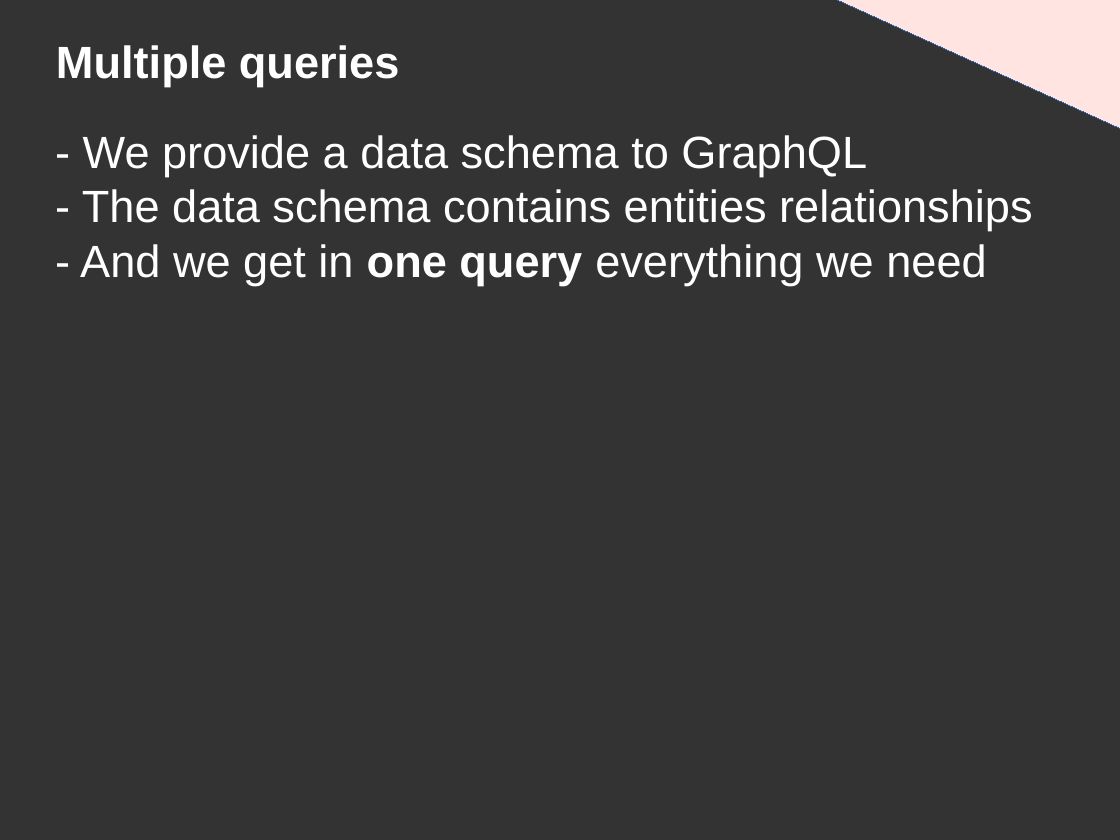
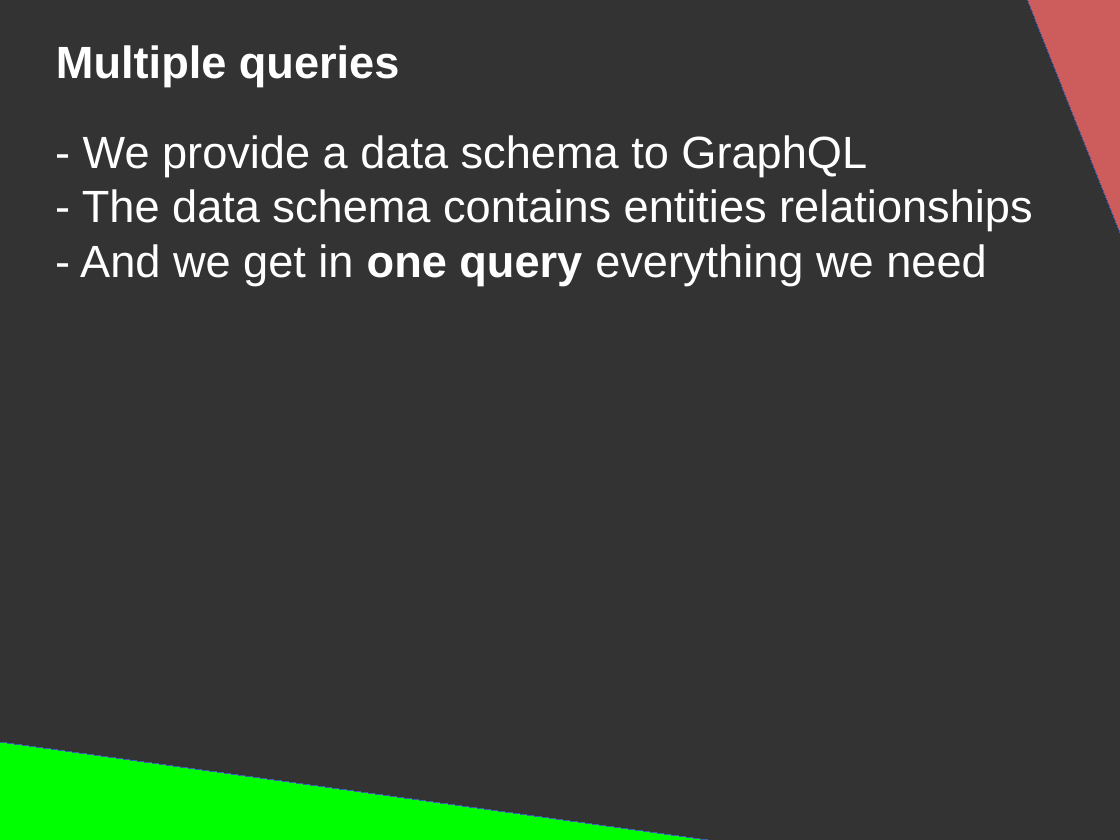
Before and after one commit to DanYellow/presentations, a slide deck: slide 53 of graphql/presentation.odp. Drawn at 1120x840 pixels with LibreOffice and Linux fonts; fonts in the diff are those of the drawing. Boxes give left, top, right and bottom in pixels: in the first picture for what was removed or moved away, otherwise in the second. Text is boxed around its words. In the diff, an @@ line names an element or a change of style, - is before the commit and + after.

```diff
--- a/graphql/presentation.odp
+++ b/graphql/presentation.odp
@@ right triangle removed at <box>833,0,1120,130</box> @@
@@ right triangle added at <box>1016,0,1120,406</box>, fill #CD5C5C, outline #3465A4 0 pt @@
@@ right triangle added at <box>0,742,732,840</box>, fill #00FF00, outline #3465A4 0 pt @@
```
Also in this commit, not shown: 4 other slides changed, 1 slide added, 4 other files.
